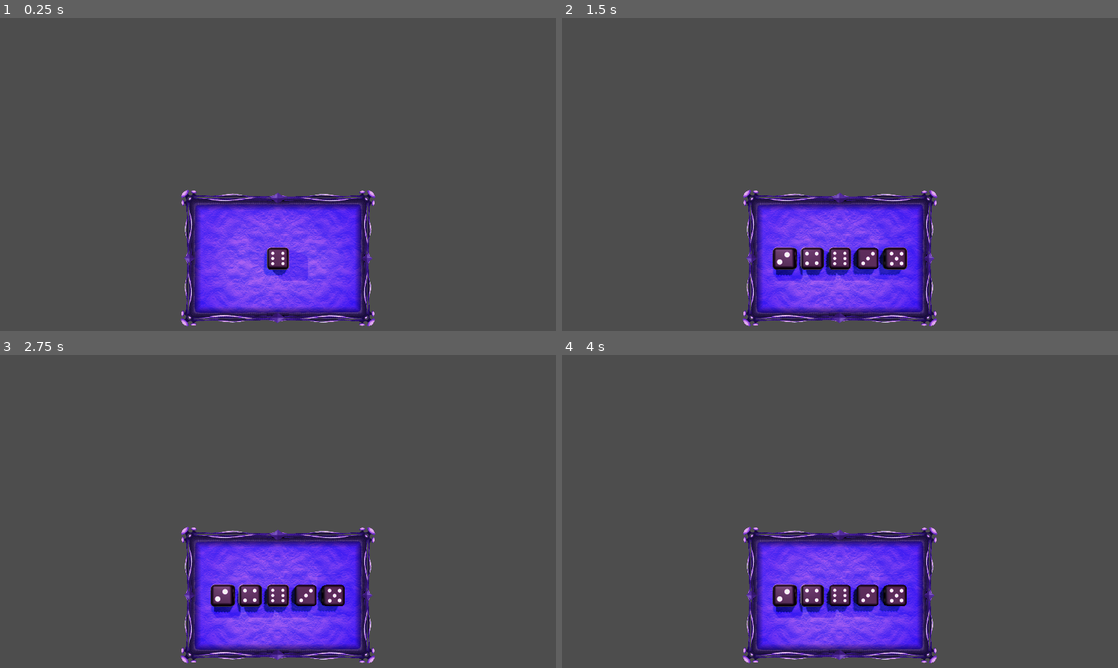
Above: before the commit, frames 1-4 (two rows, left to right).
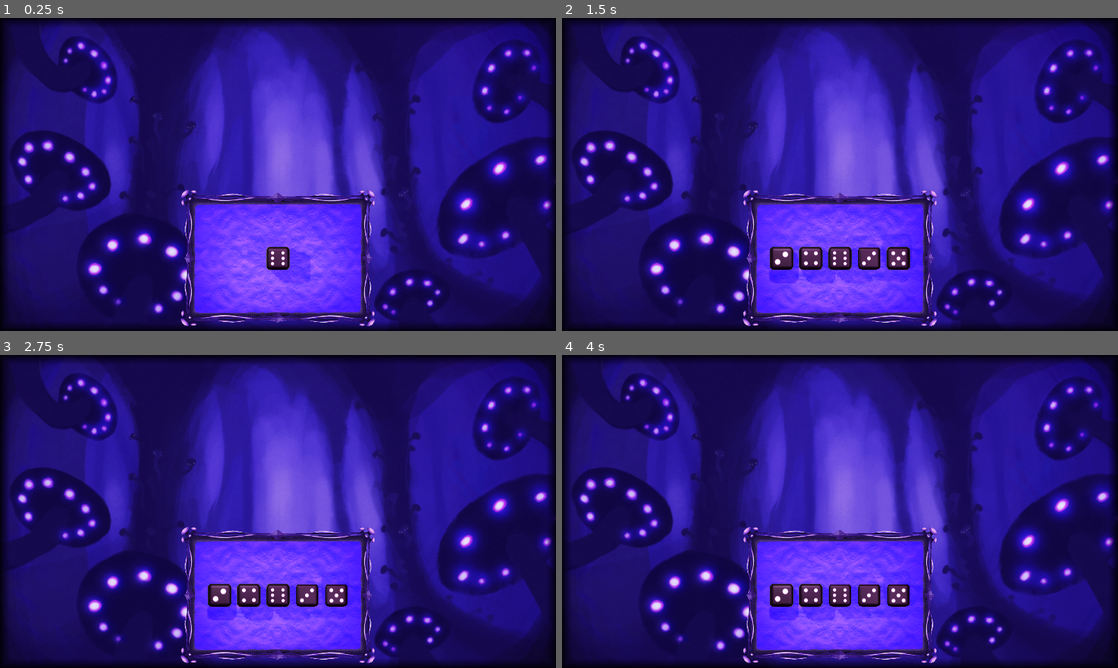
Above: after the commit, the same moments.

Repository: Rubj/dice
Game: Godot game, scene res://Game.tscn
Two runs of this game, one before a commit and one after it. Both use one fixed random seed, a clock stepped at 60 frames per second and the inputs below. Before the commit the project starts from res://node_2d.tscn.
Inputs (mouse positions are in pixels of both pictures, inside the frame that each line leads up to):
- Up to frame 1 (0.25 s): no input
- Up to frame 2 (1.5 s): tap Enter at 0.5 s; move the mouse to (962, 158) at 0.52 s; click (962, 158) at 0.6 s; tap Space at 1.25 s; move the mouse to (728, 190) at 1.27 s; click (728, 190) at 1.35 s
- Up to frame 3 (2.75 s): tap Enter at 2 s; move the mouse to (333, 442) at 2.02 s; click (333, 442) at 2.1 s
- Up to frame 4 (4 s): tap Space at 2.75 s; move the mouse to (812, 574) at 2.77 s; click (812, 574) at 2.85 s; tap Enter at 3.5 s; move the mouse to (1006, 558) at 3.52 s; click (1006, 558) at 3.6 s

The runs differ from the first frame. In frame 1, 91% of the frame differs, in the area x 0-100%, y 0-100%; in frame 2, 91%; in frame 3, 91%; in frame 4, 91%.

Commit message:
subviewport gone:) and more

Diff:
--- /dev/null
+++ b/Game.tscn
@@ -0,0 +1,11 @@
+[gd_scene load_steps=3 format=3 uid="uid://dye1wvi68drqa"]
+
+[ext_resource type="Script" path="res://node_2d.gd" id="1_7enb3"]
+[ext_resource type="PackedScene" uid="uid://di7xtsgoeeeqh" path="res://scenes/battle.tscn" id="2_4uivc"]
+
+[node name="GAME" type="Node3D"]
+script = ExtResource("1_7enb3")
+
+[node name="CanvasLayer_2dUI" type="CanvasLayer" parent="."]
+
+[node name="Battle" parent="." instance=ExtResource("2_4uivc")]
--- a/node_2d.tscn
+++ /dev/null
@@ -1,11 +0,0 @@
-[gd_scene load_steps=3 format=3 uid="uid://dye1wvi68drqa"]
-
-[ext_resource type="Script" path="res://node_2d.gd" id="1_bpk2b"]
-[ext_resource type="PackedScene" uid="uid://di7xtsgoeeeqh" path="res://scenes/battle.tscn" id="2_yf27q"]
-
-[node name="GAME" type="Node3D"]
-script = ExtResource("1_bpk2b")
-
-[node name="CanvasLayer_2dUI" type="CanvasLayer" parent="."]
-
-[node name="Battle" parent="." instance=ExtResource("2_yf27q")]
--- a/project.godot
+++ b/project.godot
@@ -11,7 +11,7 @@
 [application]
 
 config/name="dice"
-run/main_scene="res://node_2d.tscn"
+run/main_scene="res://Game.tscn"
 config/features=PackedStringArray("4.3", "Forward Plus")
 config/icon="res://icon.svg"
 
--- a/scenes/backgrounds.tscn
+++ b/scenes/backgrounds.tscn
@@ -16,7 +16,7 @@
 adjustment_saturation = 0.85
 
 [node name="Backgrounds" type="Sprite3D"]
-transform = Transform3D(1, 0, 0, 0, -4.37114e-08, 1, 0, -1, -4.37114e-08, 0, -2, 0)
+transform = Transform3D(0.5, 0, 0, 0, -2.18557e-08, 0.5, 0, -0.5, -2.18557e-08, 0, -2, 0)
 texture = ExtResource("1_a05ue")
 
 [node name="CanvasModulate" type="CanvasModulate" parent="."]
--- a/scenes/battle.tscn
+++ b/scenes/battle.tscn
@@ -8,19 +8,6 @@
 [ext_resource type="ArrayMesh" uid="uid://bdua2e0pyt2cv" path="res://art/dice/d20/d20 katse.obj" id="7_pqqv7"]
 [ext_resource type="Texture2D" uid="uid://1f8kegvijykh" path="res://art/dice/d20/d20 katse texture.png" id="8_p6ech"]
 [ext_resource type="PackedScene" uid="uid://dvg1qy47ch4f2" path="res://scenes/backgrounds.tscn" id="9_dycxt"]
-
-[sub_resource type="ViewportTexture" id="ViewportTexture_cr16a"]
-viewport_path = NodePath("SubViewport")
-
-[sub_resource type="StandardMaterial3D" id="StandardMaterial3D_g8dx1"]
-albedo_texture = ExtResource("5_wg6qf")
-
-[sub_resource type="StandardMaterial3D" id="StandardMaterial3D_bjs6m"]
-diffuse_mode = 3
-albedo_texture = ExtResource("8_p6ech")
-roughness = 0.5
-
-[sub_resource type="Environment" id="Environment_24bpn"]
 
 [sub_resource type="ProceduralSkyMaterial" id="ProceduralSkyMaterial_87a7c"]
 sky_horizon_color = Color(0.64625, 0.65575, 0.67075, 1)
@@ -37,13 +24,77 @@
 adjustment_enabled = true
 adjustment_contrast = 1.12
 
+[sub_resource type="Environment" id="Environment_24bpn"]
+
+[sub_resource type="StandardMaterial3D" id="StandardMaterial3D_g8dx1"]
+albedo_texture = ExtResource("5_wg6qf")
+
+[sub_resource type="StandardMaterial3D" id="StandardMaterial3D_bjs6m"]
+diffuse_mode = 3
+albedo_texture = ExtResource("8_p6ech")
+roughness = 0.5
+
 [node name="Battle" type="Node3D"]
+
+[node name="WorldEnvironment" type="WorldEnvironment" parent="."]
+environment = SubResource("Environment_65kvg")
+
+[node name="Camera3D" type="Camera3D" parent="."]
+transform = Transform3D(1, 0, 0, 0, 2.98023e-08, 1, 0, -1, 2.98023e-08, 0, 4.88657, -1.43307)
+environment = SubResource("Environment_24bpn")
+projection = 1
+current = true
+fov = 20.0
+size = 5.35
 
 [node name="D6" parent="." instance=ExtResource("2_7fnvy")]
 
-[node name="DiceRollWindow" type="Node" parent="."]
+[node name="DiceRollTable" type="MeshInstance3D" parent="."]
+transform = Transform3D(0.5, 0, 0, 0, 0.5, 0, 0, 0, 0.5, 0, -0.2, 0)
+cast_shadow = 0
+mesh = ExtResource("4_0urh1")
+surface_material_override/0 = SubResource("StandardMaterial3D_g8dx1")
 
-[node name="BoxContainer" type="BoxContainer" parent="DiceRollWindow"]
+[node name="D20Katse" type="MeshInstance3D" parent="."]
+transform = Transform3D(0.19, 0, 0, 0, 0.19, 0, 0, 0, 0.19, -5.9049, 0.174208, -0.0836678)
+mesh = ExtResource("7_pqqv7")
+surface_material_override/0 = SubResource("StandardMaterial3D_bjs6m")
+
+[node name="OmniLight3D" type="OmniLight3D" parent="."]
+transform = Transform3D(1, 0, 0, 0, 1, 0, 0, 0, 1, 1.101, 1.454, 0.610045)
+light_color = Color(0.817629, 0.65573, 0.945481, 1)
+light_energy = 0.5
+light_size = 0.004
+shadow_enabled = true
+shadow_blur = 6.0
+
+[node name="OmniLight3D2" type="OmniLight3D" parent="."]
+transform = Transform3D(1, 0, 0, 0, 1, 0, 0, 0, 1, -1.16, 1.437, -0.657126)
+light_color = Color(0.817629, 0.65573, 0.945481, 1)
+light_energy = 2.0
+light_size = 0.004
+shadow_enabled = true
+shadow_blur = 6.0
+
+[node name="DirectionalLight3D" type="DirectionalLight3D" parent="."]
+transform = Transform3D(-0.866025, -0.453889, 0.209726, 0, 0.419452, 0.907777, -0.5, 0.786158, -0.363256, 0, 7.24016, 0)
+light_color = Color(1, 0.470704, 0.860444, 1)
+shadow_enabled = true
+
+[node name="WindowFrame and BG" type="BoxContainer" parent="."]
+custom_minimum_size = Vector2(1920, 1080)
+offset_right = 1920.0
+offset_bottom = 1080.0
+
+[node name="Panel" type="Panel" parent="WindowFrame and BG"]
+layout_mode = 2
+size_flags_horizontal = 3
+theme_override_styles/panel = ExtResource("4_n4mnt")
+
+[node name="Backgrounds" parent="WindowFrame and BG" instance=ExtResource("9_dycxt")]
+transform = Transform3D(0.5, 0, 0, 0, -2.18557e-08, 0.5, 0, -0.5, -2.18557e-08, 0, -2, -1.43307)
+
+[node name="DiceRollWindow" type="BoxContainer" parent="."]
 custom_minimum_size = Vector2(600, 400)
 anchors_preset = 7
 anchor_left = 0.5
@@ -58,90 +109,8 @@
 grow_vertical = 0
 alignment = 1
 
-[node name="TextureRect" type="TextureRect" parent="DiceRollWindow/BoxContainer"]
+[node name="WindowFrame" type="Panel" parent="DiceRollWindow"]
+texture_filter = 1
 layout_mode = 2
 size_flags_horizontal = 3
-texture = SubResource("ViewportTexture_cr16a")
-stretch_mode = 3
-
-[node name="Panel" type="Panel" parent="DiceRollWindow/BoxContainer/TextureRect"]
-texture_filter = 1
-layout_mode = 1
-anchors_preset = 15
-anchor_right = 1.0
-anchor_bottom = 1.0
-grow_horizontal = 2
-grow_vertical = 2
-size_flags_horizontal = 3
 theme_override_styles/panel = ExtResource("1_wsk88")
-
-[node name="SubViewport" type="SubViewport" parent="."]
-size = Vector2i(600, 400)
-
-[node name="DiceRollTable" type="MeshInstance3D" parent="SubViewport"]
-transform = Transform3D(0.6, 0, 0, 0, 0.6, 0, 0, 0, 0.6, 0, -0.2, 0)
-cast_shadow = 0
-mesh = ExtResource("4_0urh1")
-skeleton = NodePath("../..")
-surface_material_override/0 = SubResource("StandardMaterial3D_g8dx1")
-
-[node name="D20Katse" type="MeshInstance3D" parent="SubViewport"]
-transform = Transform3D(0.19, 0, 0, 0, 0.19, 0, 0, 0, 0.19, -3.16154, 0.174208, -0.0836678)
-mesh = ExtResource("7_pqqv7")
-skeleton = NodePath("../..")
-surface_material_override/0 = SubResource("StandardMaterial3D_bjs6m")
-
-[node name="Camera3D" type="Camera3D" parent="SubViewport"]
-transform = Transform3D(1, 0, 0, 0, 2.98023e-08, 1, 0, -1, 2.98023e-08, 0, 6, 0)
-environment = SubResource("Environment_24bpn")
-current = true
-fov = 20.0
-
-[node name="Panel" type="Panel" parent="SubViewport"]
-anchors_preset = 15
-anchor_right = 1.0
-anchor_bottom = 1.0
-grow_horizontal = 2
-grow_vertical = 2
-size_flags_horizontal = 4
-size_flags_vertical = 4
-theme_override_styles/panel = ExtResource("4_n4mnt")
-
-[node name="OmniLight3D" type="OmniLight3D" parent="SubViewport"]
-transform = Transform3D(1, 0, 0, 0, 1, 0, 0, 0, 1, 1.10124, 1.45449, 0.637715)
-light_color = Color(0.817629, 0.65573, 0.945481, 1)
-light_energy = 0.5
-light_size = 0.004
-shadow_enabled = true
-shadow_blur = 6.0
-
-[node name="OmniLight3D2" type="OmniLight3D" parent="SubViewport"]
-transform = Transform3D(1, 0, 0, 0, 1, 0, 0, 0, 1, -1.15954, 1.43707, -0.65677)
-light_color = Color(0.817629, 0.65573, 0.945481, 1)
-light_energy = 2.0
-light_size = 0.004
-shadow_enabled = true
-shadow_blur = 6.0
-
-[node name="DirectionalLight3D" type="DirectionalLight3D" parent="SubViewport"]
-transform = Transform3D(-0.866025, -0.453889, 0.209726, 0, 0.419452, 0.907777, -0.5, 0.786158, -0.363256, 0, 0, 0)
-light_color = Color(1, 0.470704, 0.860444, 1)
-shadow_enabled = true
-
-[node name="WorldEnvironment" type="WorldEnvironment" parent="SubViewport"]
-environment = SubResource("Environment_65kvg")
-
-[node name="WindowFrame and BG" type="BoxContainer" parent="."]
-visible = false
-custom_minimum_size = Vector2(1920, 1080)
-offset_right = 1920.0
-offset_bottom = 1080.0
-
-[node name="Panel" type="Panel" parent="WindowFrame and BG"]
-visible = false
-layout_mode = 2
-size_flags_horizontal = 3
-theme_override_styles/panel = ExtResource("4_n4mnt")
-
-[node name="Backgrounds" parent="WindowFrame and BG" instance=ExtResource("9_dycxt")]
-visible = false
Not shown: 1 places in scenes/battle.tscn that only renumber resources
